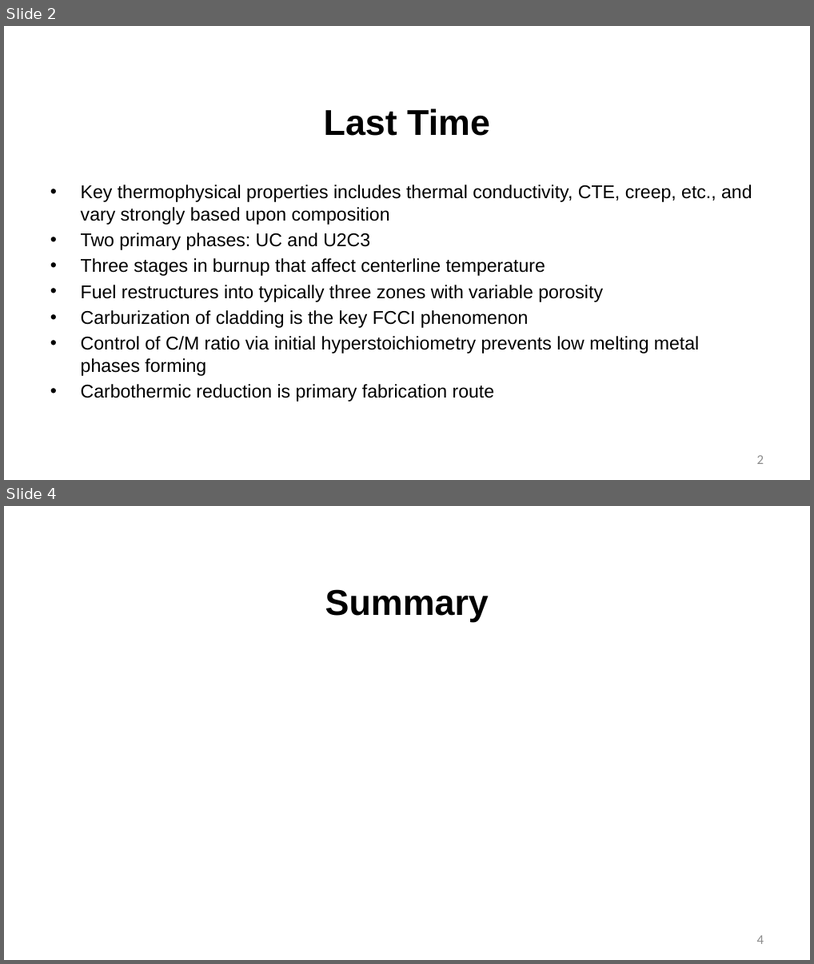
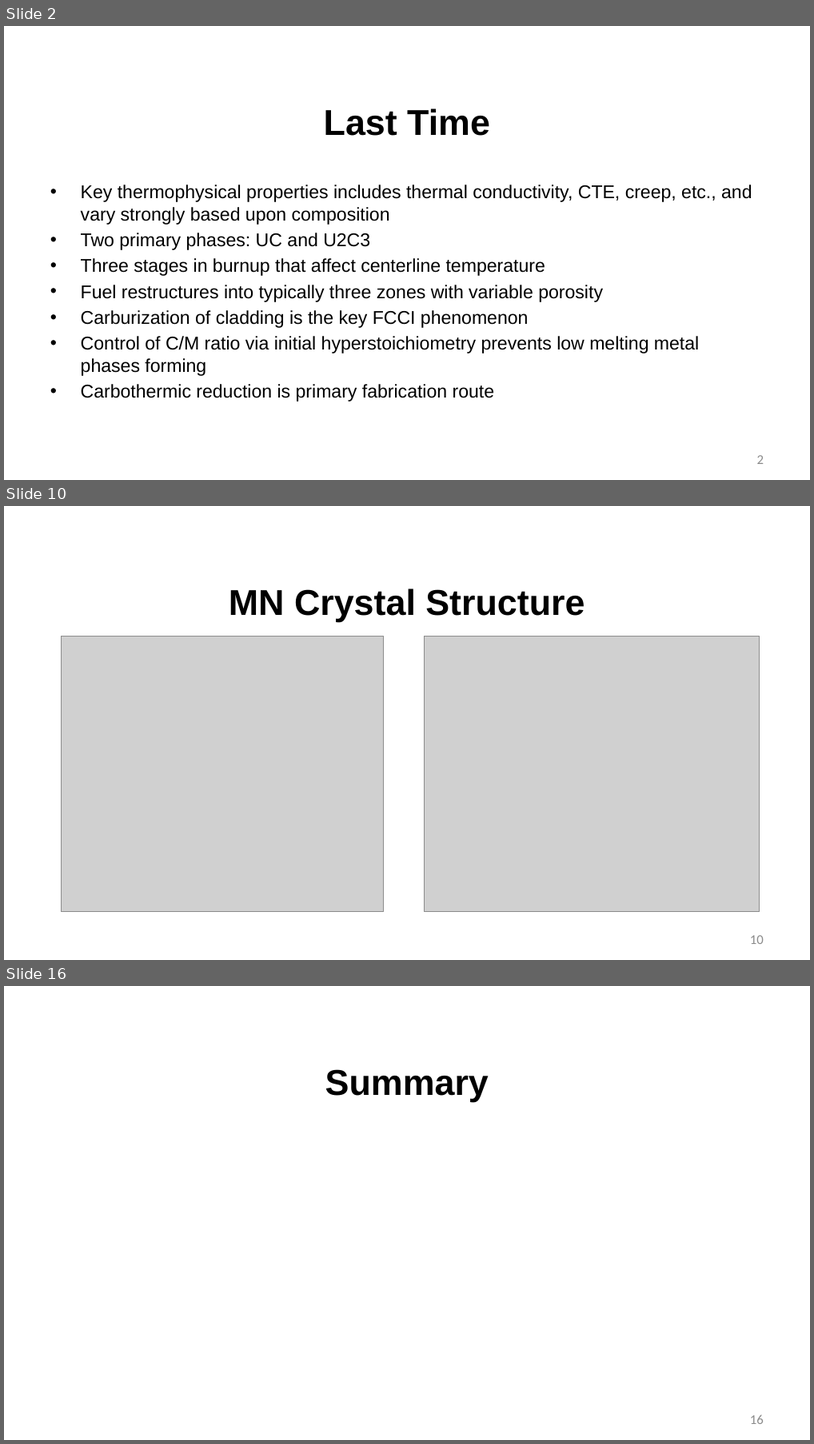
Before and after one commit to benbeeler/TEACHING, a slide deck: Advanced Reactor Materials/Lec16_nitride.pptx. Shown one above the other, each under a label of ours: slides 2 and 4 before the commit, slides 2, 10 and 16 after it; the slides between them are not shown. The pictures are 814x964 and 814x1444 pixels, drawn with LibreOffice and Linux fonts; fonts in the diff are those of the drawing; grey boxes stand for pictures; background and template pictures are left out. Boxes give left, top, right and bottom in pixels: in the first picture for what was removed or moved away, otherwise in the second. Text is boxed around its words. In the diff, an @@ line names an element or a change of style, - is before the commit and + after.

```diff
--- a/Advanced Reactor Materials/Lec16_nitride.pptx
+++ b/Advanced Reactor Materials/Lec16_nitride.pptx
@@ slide 10 added at (4, 506, 810, 960), background #FFFFFF @@
@@ title added at (229, 588, 585, 622), 42.7 pt, text #000000, bold @@
+MN Crystal Structure
@@ picture added at (61, 636, 384, 912) @@
@@ picture added at (425, 636, 759, 912) @@
@@ page number added at (750, 935, 764, 944), 16 pt, text #8C8C8C @@
+10
@@ what was slide 4 is now slide 16 @@
@@ page number at (750, 1415, 764, 1424): text changed @@
-4
+16
```
Also in this commit, not shown: 1 slide changed, 11 other slides added, 10 other files.
